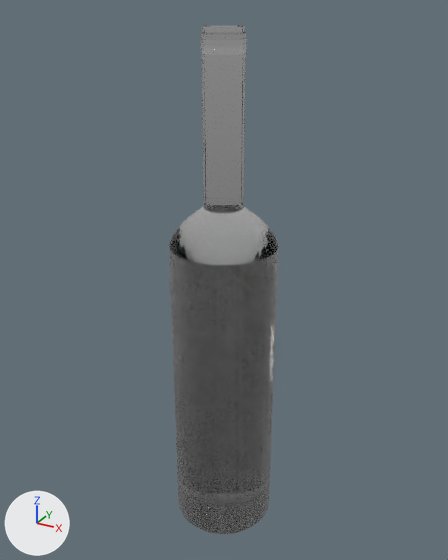
An edit to the Blender file bouteille.blend, drawn before and after from the same camera.
The view is the same before and after, from a 50 mm camera at (5.15, -9.35, 10.15) aimed at (-0.08, 0.16, 5.4). Every picture has the same lights, and +X, +Y and +Z are marked at lower left.
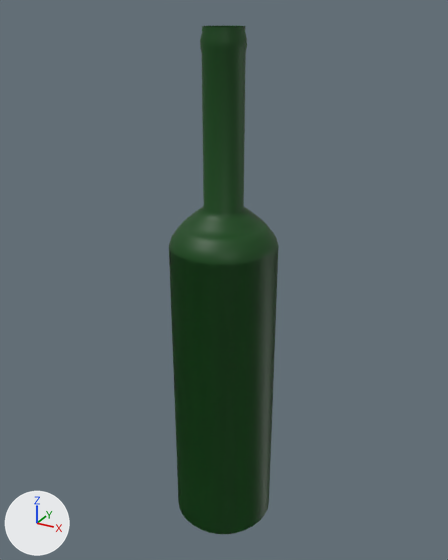
Commit message: modif bouteille

The edits, one by one:
Material 'Bouteille' (mat_bouteille) is new.
Its base color is (0.0, 0.0607, 0.00165) (dark green #004605).
me_cylinder has 640 vertices, 578 faces and spans x -1.0..1.0, y -1.0..1.0, z -1.04..2.23.
me_cylinder is used by ob_cylinder; location (0.0, 0.0, 3.19); scale (1.0, 1.0, 3.0).
me_cylinder no longer uses material mat_material_001 (white #e7e7e7).
me_cylinder part 1: all faces are now shaded smooth (578 of 578 changed).
me_cylinder now uses material mat_bouteille (dark green #004605).

What differs and where, as boxes [x1, y1, x2, y2] in the pictures (448 x 560 px):
'Cylinder', recoloured, shading changed (white to green): [169, 26, 279, 534] in both
